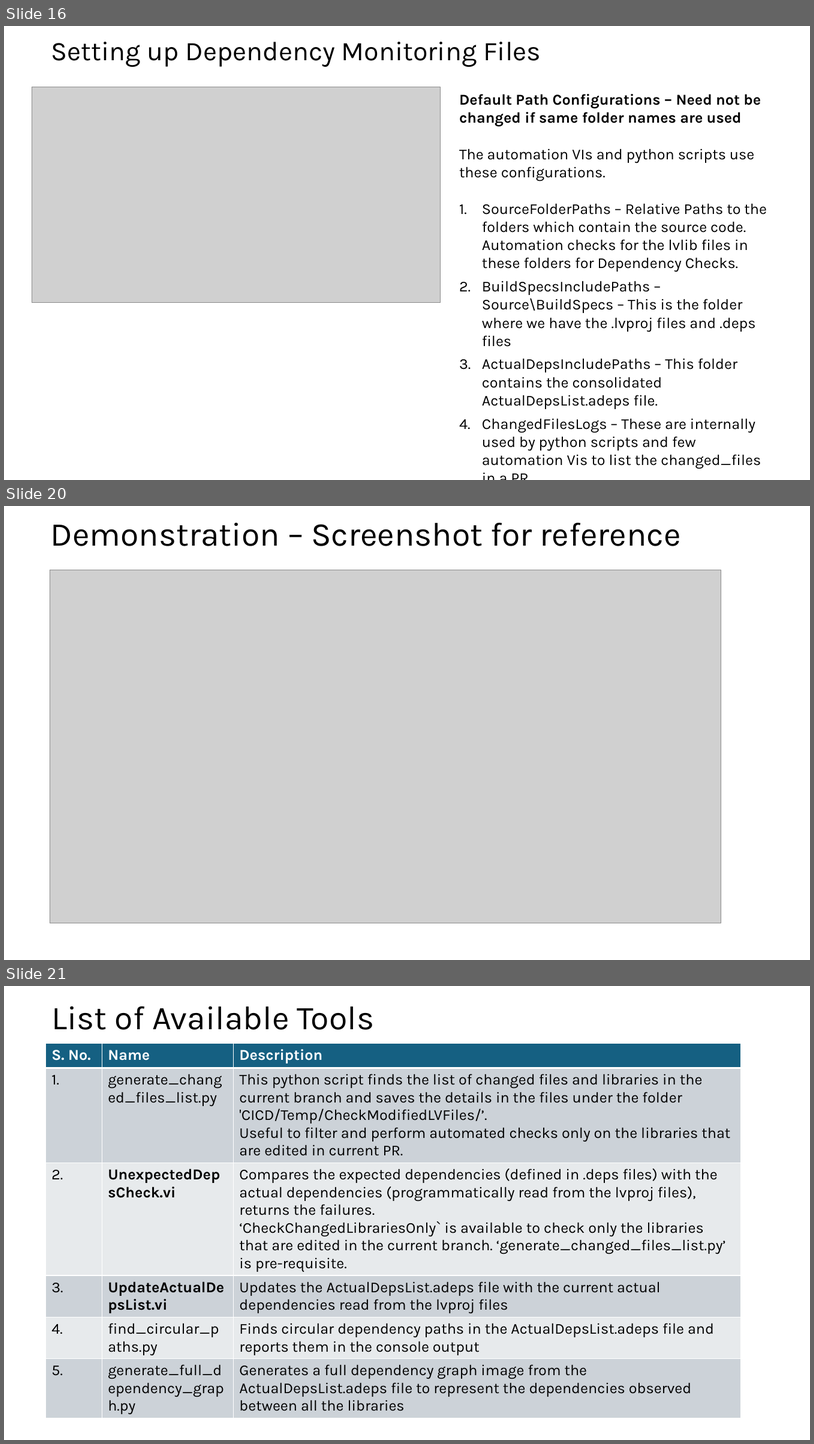
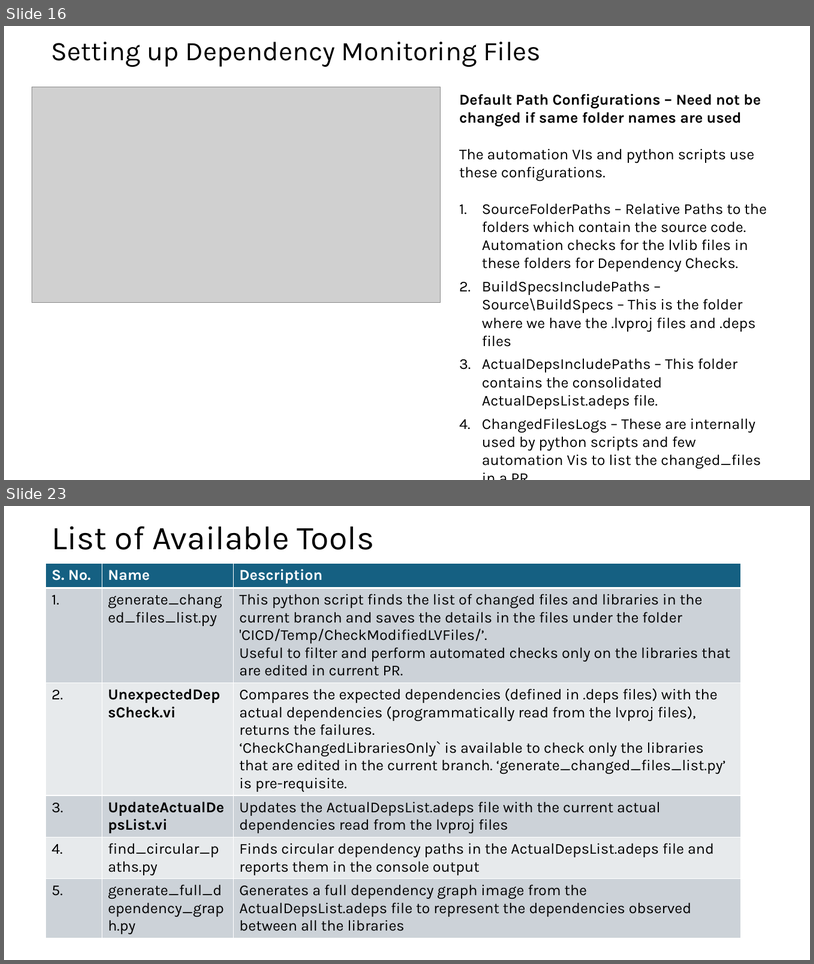
Before and after one commit to karthick-shanmuga/sw-deps-monitor, a slide deck: Docs/Automated Dependency Monitoring in CI Pipeline.pptx. Shown one above the other, each under a label of ours: slides 16, 20 and 21 before the commit, slides 16 and 23 after it; the slides between them are not shown. The pictures are 814x1444 and 814x964 pixels, drawn with LibreOffice and Linux fonts; fonts in the diff are those of the drawing; grey boxes stand for pictures. Boxes give left, top, right and bottom in pixels: in the first picture for what was removed or moved away, otherwise in the second. Text is boxed around its words. In the diff, an @@ line names an element or a change of style, - is before the commit and + after.

Commit message:
Updated presentation with additional details and screenshots (#16)

```diff
--- a/Docs/Automated Dependency Monitoring in CI Pipeline.pptx
+++ b/Docs/Automated Dependency Monitoring in CI Pipeline.pptx
@@ slide 20 removed at [4, 506, 810, 960], background #FFFFFF @@
@@ title removed at [51, 523, 681, 546] @@
-Demonstration – Screenshot for reference
@@ picture removed at [50, 570, 721, 924] @@
@@ what was slide 21 is now slide 23 @@
```
Also in this commit, not shown: 12 slides changed, 5 slides added, 1 other slide removed.
